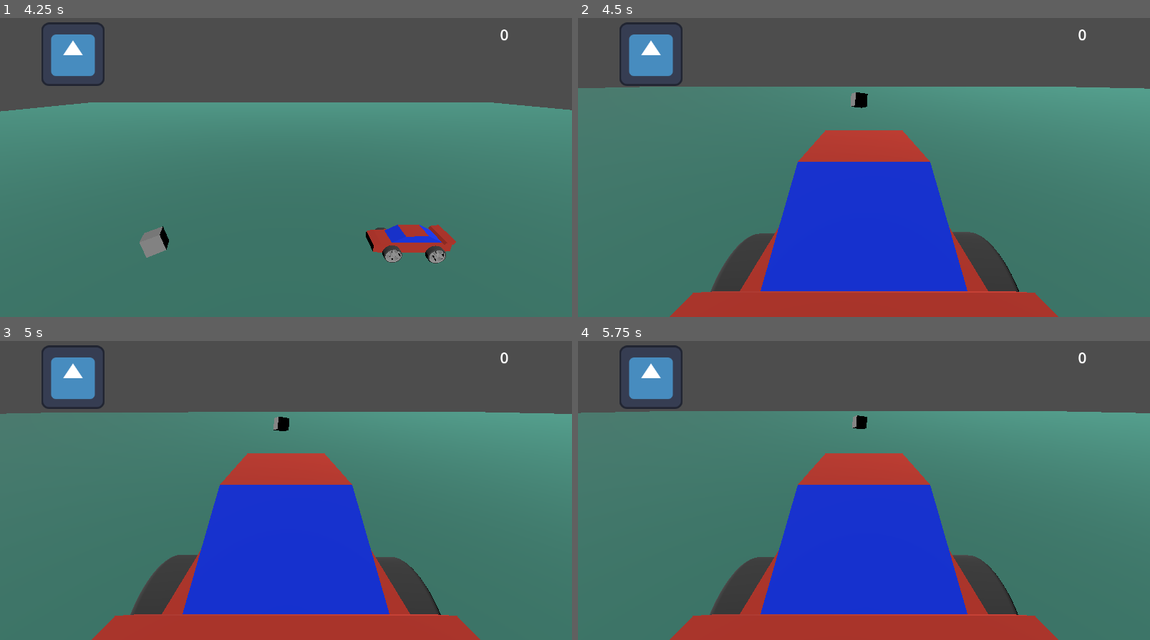
Above: before the commit, frames 1-4 (two rows, left to right).
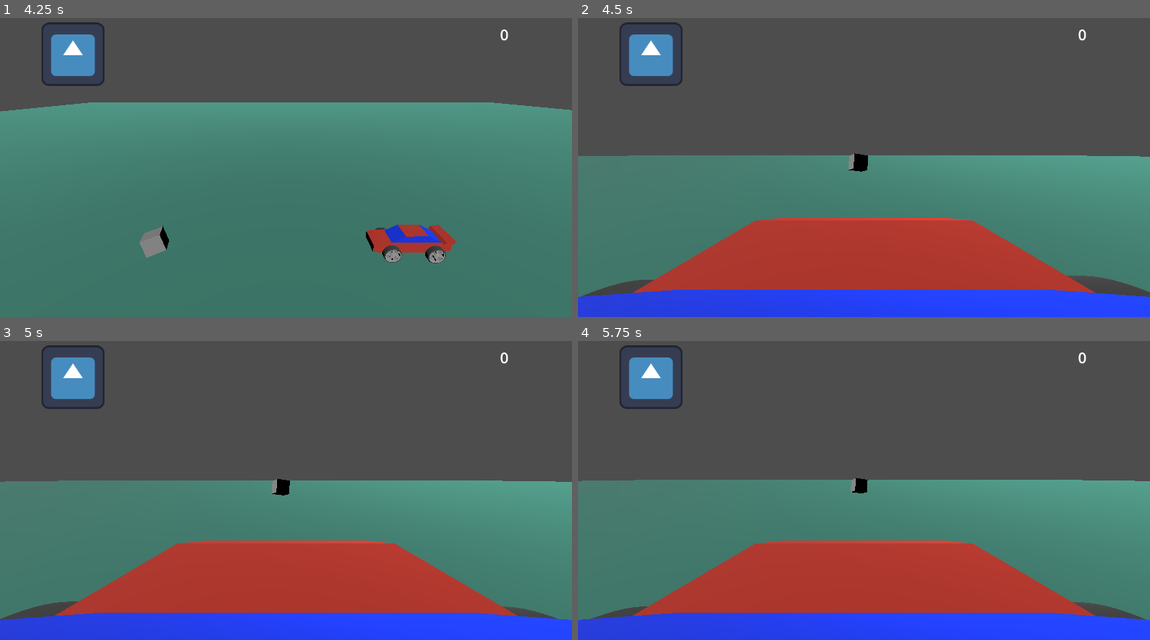
Above: after the commit, the same moments.

Repository: javirs200/webgame
Game: Godot game, scene res://main.tscn
Two runs of this game, one before a commit and one after it. Both use one fixed random seed, a clock stepped at 60 frames per second and the inputs below. The engine's default icon, where the game draws it, is replaced by a stand-in: a white triangle on a blue panel in a dark square.
Inputs:
- Up to frame 1 (4.25 s): hold Right (ui_right) 0.53-1.28 s; tap S (brk) at 0.6 s; tap R (rev) at 1.35 s; hold Right (ui_right) 2.03-3.53 s; tap D (std) at 2.1 s; tap Enter at 2.75 s; tap A (sti) at 2.85 s; tap Space at 3.5 s; hold W (th) from 3.53 s (still down)
- Up to frame 2 (4.5 s): release W (th) at 4.28 s; tap C (toggle_camera) at 4.35 s
- Up to frame 3 (5 s): no input
- Up to frame 4 (5.75 s): tap S (brk) at 5.1 s

Frame 1 is identical in both runs. In frame 2, 52% of the frame differs, in the area x 0-100%, y 22-100%; in frame 3, 51%; in frame 4, 51%.

Commit message:
move car camera

Diff:
--- a/nodes/coche.tscn
+++ b/nodes/coche.tscn
@@ -19,7 +19,7 @@
 contact_monitor = true
 
 [node name="CarCamera3D" type="Camera3D" parent="VehicleBody3D"]
-transform = Transform3D(-1, -1.77636e-15, -8.74228e-08, -2.80419e-08, 0.94716, 0.320762, 8.28033e-08, 0.320762, -0.94716, 0, 0.901077, -1.7254)
+transform = Transform3D(-1, -1.50052e-14, -8.74227e-08, -4.31834e-10, 0.999988, 0.00493944, 8.74217e-08, 0.00493944, -0.999988, 0, 0.299771, 1.1041)
 
 [node name="CollisionShape3D" type="CollisionShape3D" parent="VehicleBody3D"]
 transform = Transform3D(1, 0, 0, 0, -0.00621331, -0.999981, 0, 0.999981, -0.00621331, 0, -0.164055, 0.587375)
